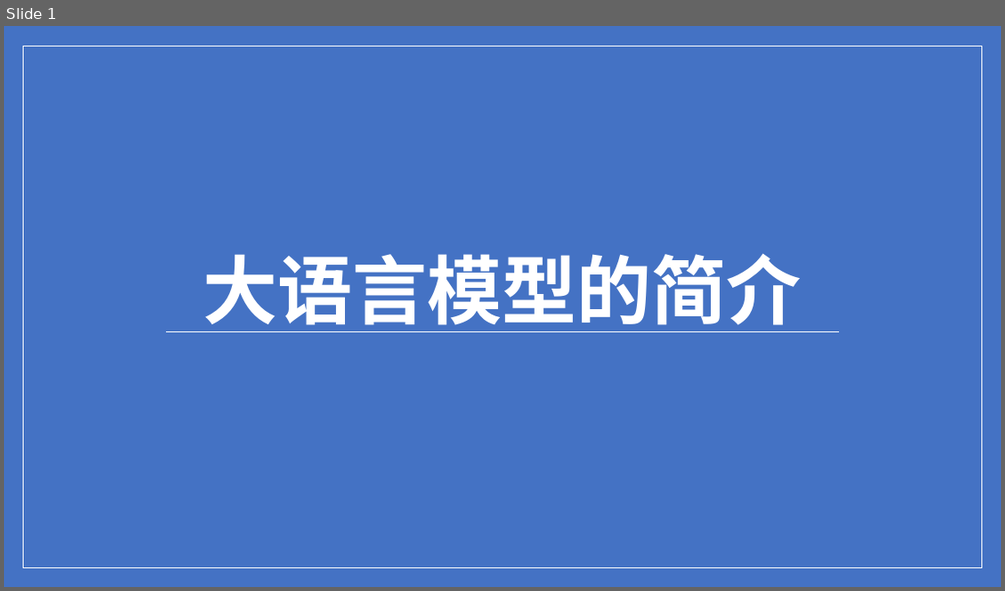
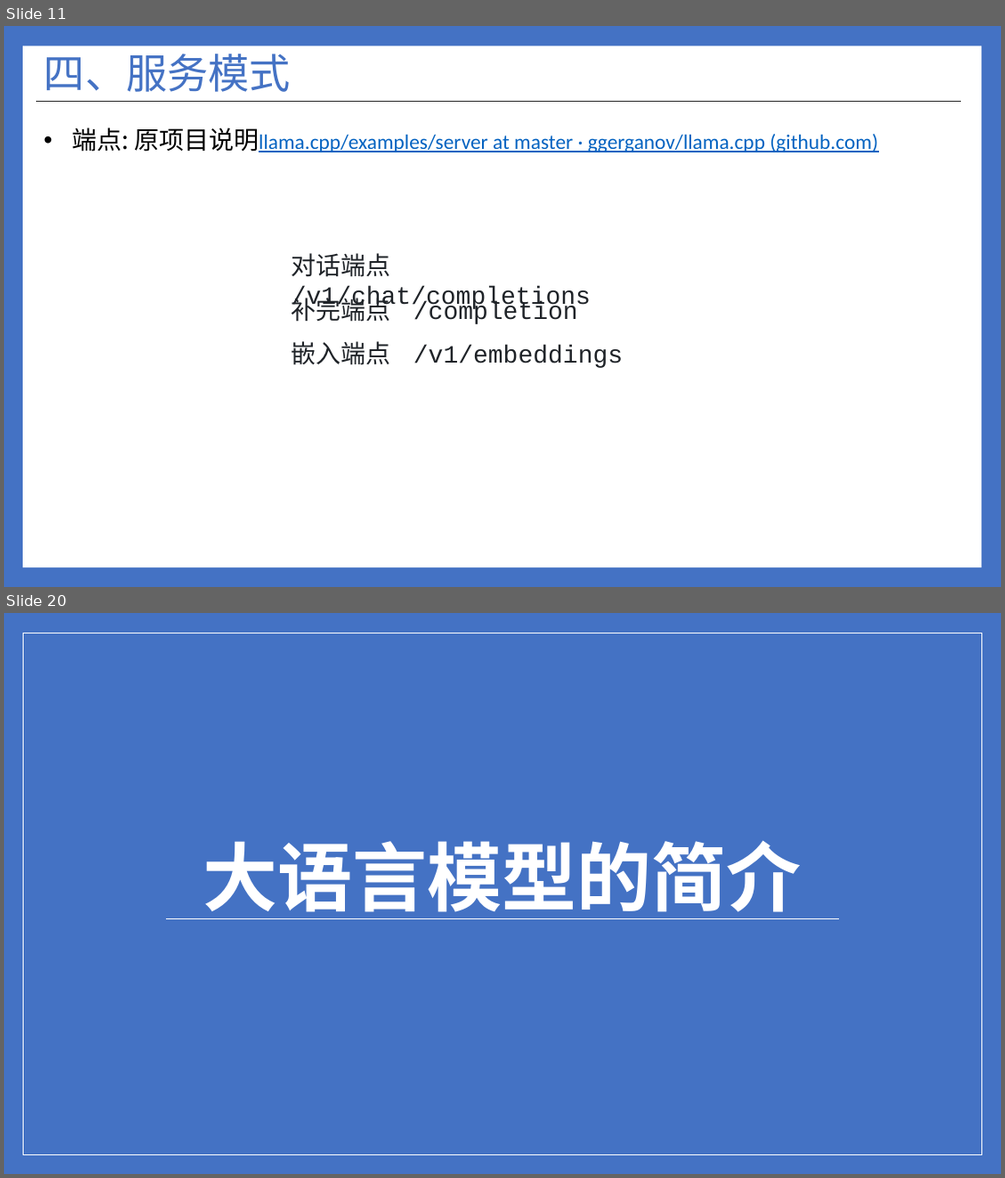
Before and after one commit to ylsdamxssjxxdd/eva, a slide deck: utils/软件介绍.pptx. Shown one above the other, each under a label of ours: slide 1 before the commit, slides 11 and 20 after it; the slides between them are not shown. The pictures are 1005x591 and 1005x1178 pixels, drawn with LibreOffice and Linux fonts; fonts in the diff are those of the drawing. Boxes give left, top, right and bottom in pixels: in the first picture for what was removed or moved away, otherwise in the second. Text is boxed around its words. In the diff, an @@ line names an element or a change of style, - is before the commit and + after.

```diff
--- a/utils/软件介绍.pptx
+++ b/utils/软件介绍.pptx
@@ slide 11 added at (4,26,1001,587), background #4472C4 @@
@@ rectangle added at (23,46,981,567), fill #FFFFFF @@
@@ title added at (44,54,291,92), 39.6 pt, text #4472C4 @@
+四、服务模式
@@ line added from (36, 102) to (961, 102), #262626 1 pt @@
@@ text added at (72,127,878,152), 20 pt, text #0563C1, underline @@
+• 端点: 原项目说明llama.cpp/examples/server at master · ggerganov/llama.cpp (github.com)
@@ text added at (291,253,591,311), 24 pt, text #1F2328 @@
+对话端点 /v1/chat/completions
@@ text added at (291,294,578,324), 24 pt, text #1F2328 @@
+补完端点 /completion
@@ text added at (291,341,623,368), 24 pt, text #1F2328 @@
+嵌入端点 /v1/embeddings
@@ what was slide 1 is now slide 20 @@
```
Also in this commit, not shown: 6 slides changed, 17 other slides added, 1 slide removed, 14 other files.
